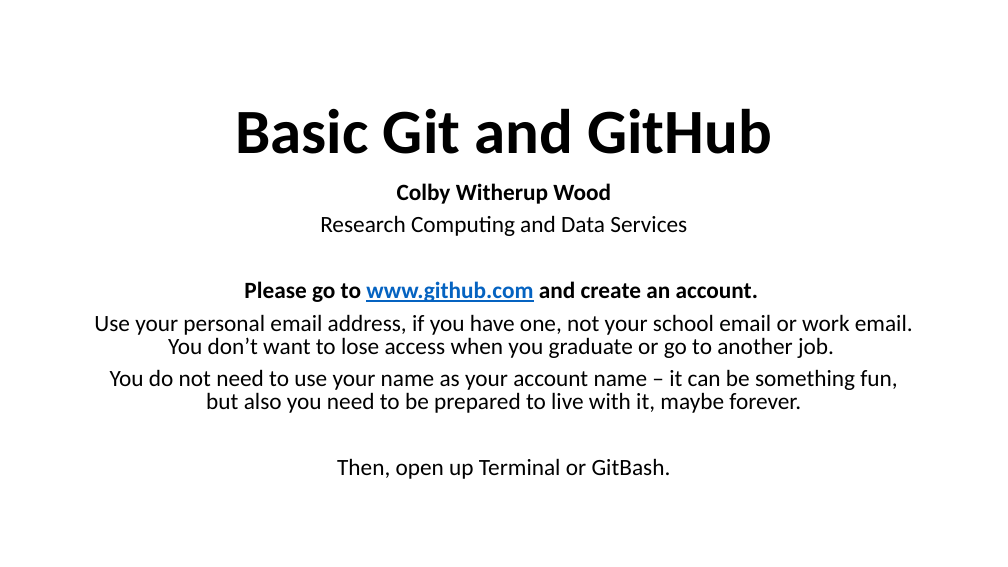
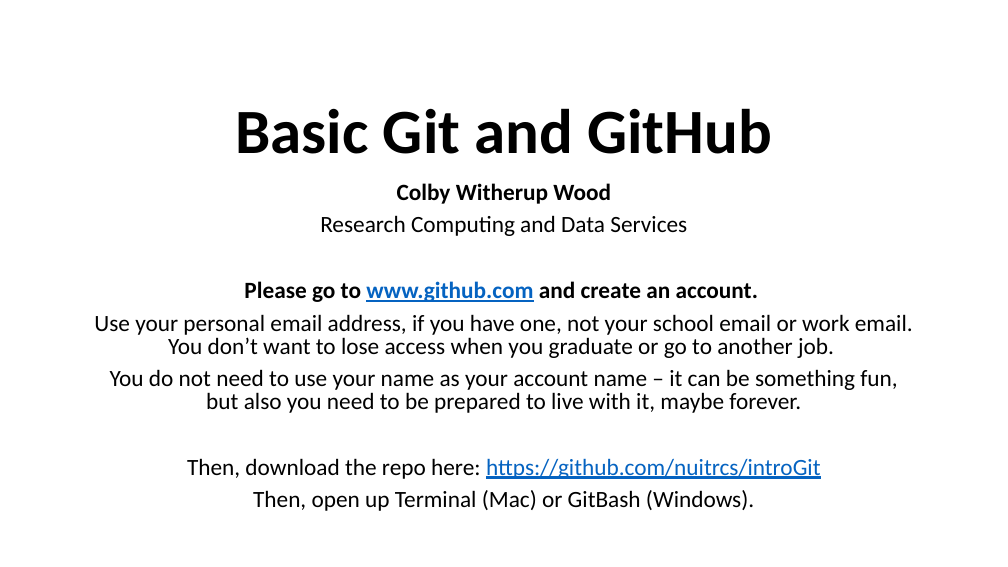
Before and after one commit to nuitrcs/introGit, a slide deck: slide 1 of introGit.pptx. Drawn at 1008x567 pixels with LibreOffice and Linux fonts; fonts in the diff are those of the drawing. Boxes give left, top, right and bottom in pixels: in the first picture for what was removed or moved away, otherwise in the second. Text is boxed around its words. In the diff, an @@ line names an element or a change of style, - is before the commit and + after.

```diff
--- a/introGit.pptx
+++ b/introGit.pptx
@@ subtitle at [187, 458, 820, 511]: text changed @@
-Then, open up Terminal or GitBash.
+Then, download the repo here: https://github.com/nuitrcs/introGit
+Then, open up Terminal (Mac) or GitBash (Windows).
```
Also in this commit, not shown: 8 other slides changed, 4 slides added, 2 slides removed.
